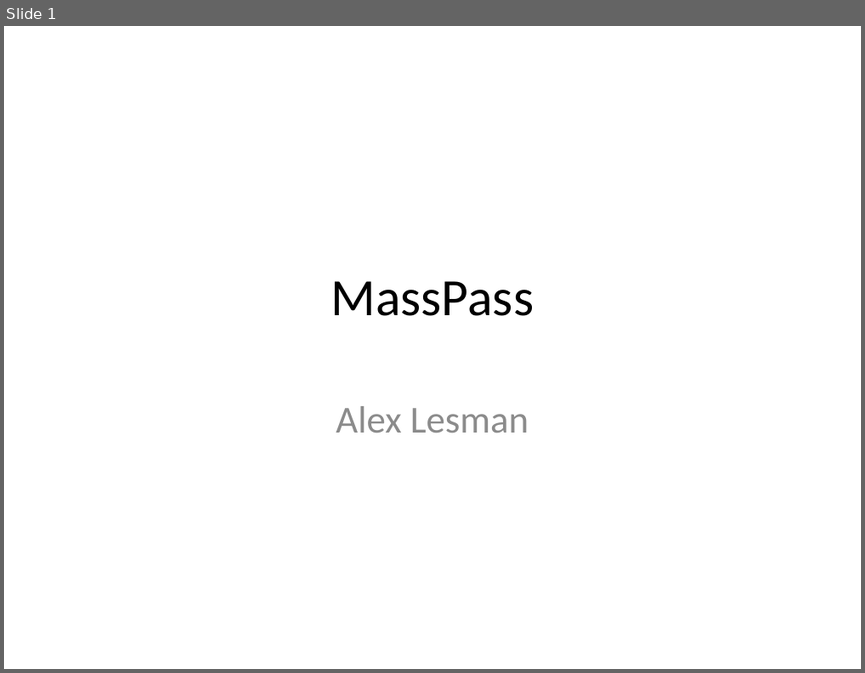
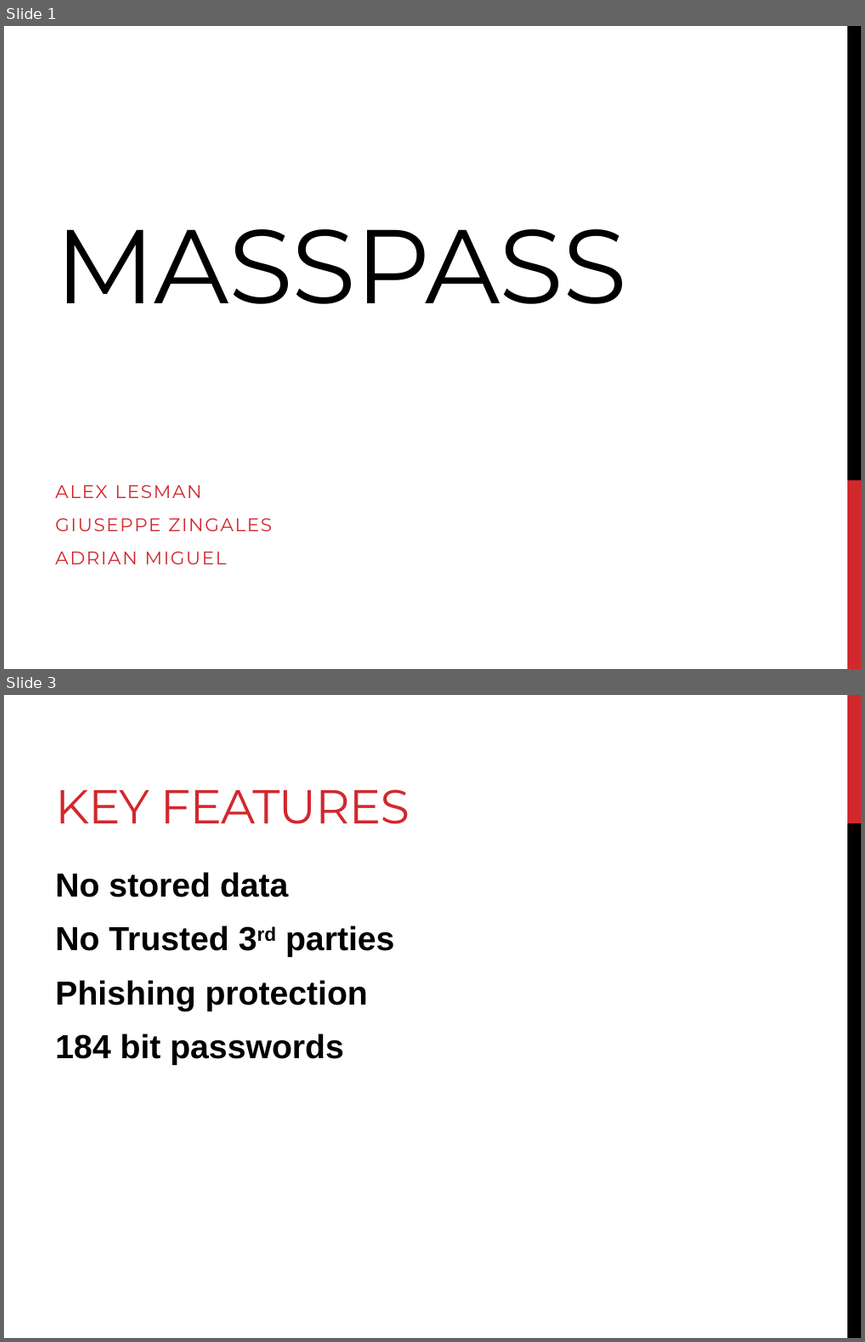
Before and after one commit to zingales/MassPass, a slide deck: MassPass.pptx. Shown one above the other, each under a label of ours: slide 1 before the commit, slides 1 and 3 after it; the slides between them are not shown. The pictures are 865x673 and 865x1342 pixels, drawn with LibreOffice and Linux fonts; fonts in the diff are those of the drawing. Boxes give left, top, right and bottom in pixels: in the first picture for what was removed or moved away, otherwise in the second. Text is boxed around its words. In the diff, an @@ line names an element or a change of style, - is before the commit and + after.

```diff
--- a/MassPass.pptx
+++ b/MassPass.pptx
@@ slide 3 added at [4,695,861,1338], background #FFFFFF @@
@@ rectangle added at [847,695,861,823], fill #D1282E @@
@@ title added at [55,789,409,824], 40 pt, text #D1282E @@
+KEY FEATURES
@@ rectangle added at [847,823,861,1338], fill #000000 @@
@@ text added at [55,872,394,1065], 28 pt, text #000000, bold @@
+No stored data
+No Trusted 3rd parties
+Phishing protection
+184 bit passwords
@@ slide 1 changed as well @@
@@ rectangle added at [847,26,861,480], fill #000000 @@
@@ title at [55,229,626,304]: text changed; size 44 to 88 pt; font Calibri to Montserrat @@
-MassPass
+MASSPASS
@@ subtitle at [55,484,272,564]: text changed; size 32 to 15.4 pt; font Calibri to Montserrat; text colour #8C8C8C to #D1282E @@
-Alex Lesman
+ALEX LESMAN
+GIUSEPPE ZINGALES
+ADRIAN MIGUEL
@@ rectangle added at [847,480,861,669], fill #D1282E @@
```
Also in this commit, not shown: 1 other slide changed, 6 other slides added, 6 slides removed, 1 other file.
